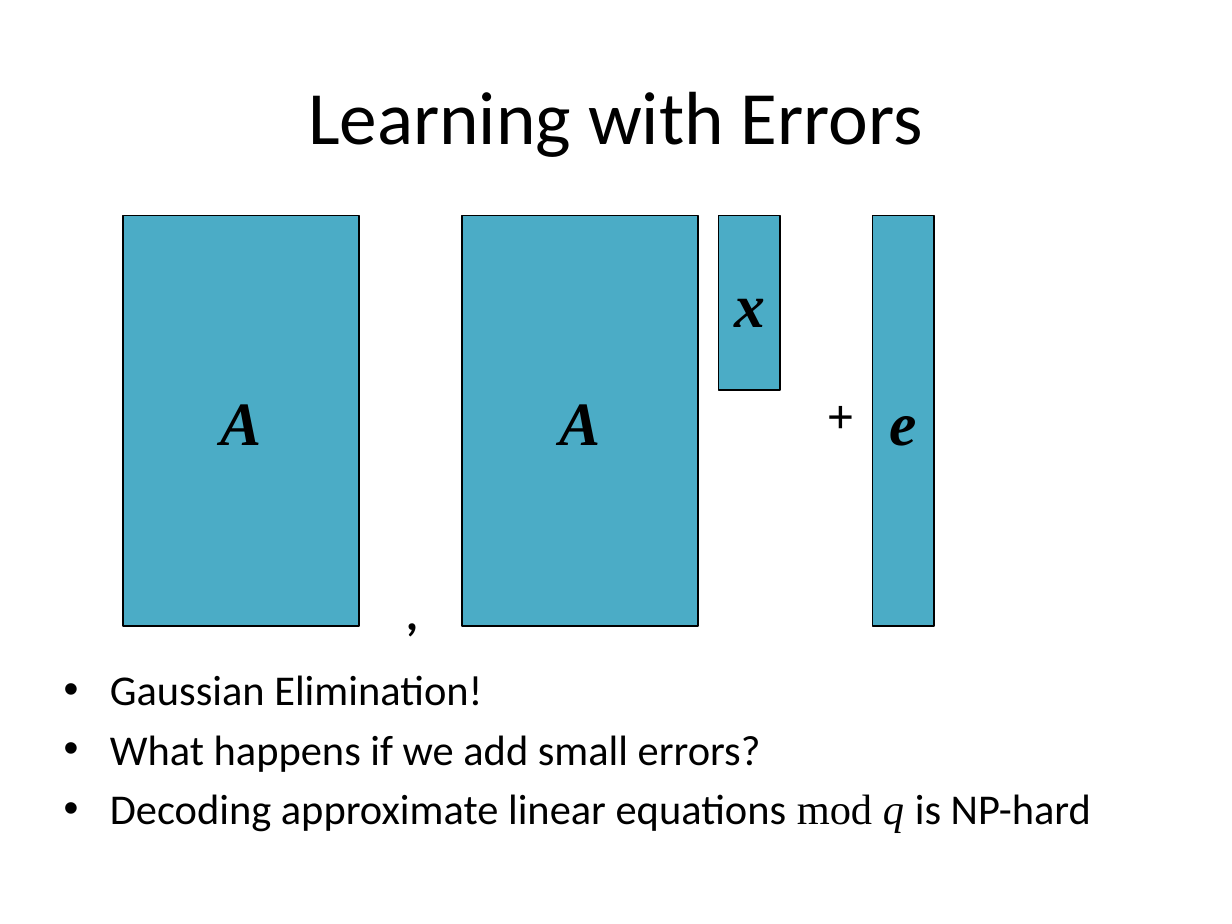
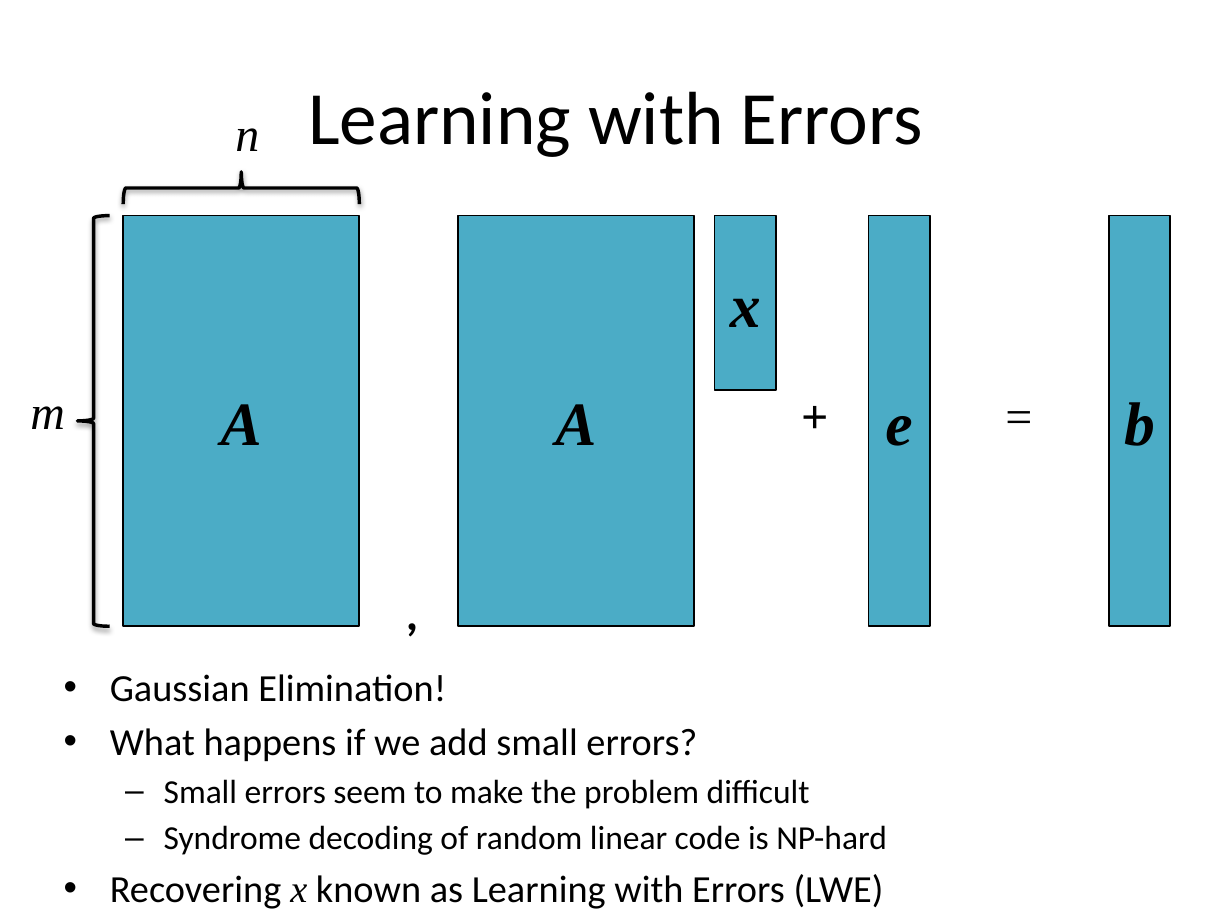
Before and after one commit to xianruimeng/comp-fuzzy-ext, a slide deck: slide 22 of ComputationalFuzzyExtractors.pptx (slide 21 before the commit). Drawn at 1232x924 pixels with LibreOffice and Linux fonts; fonts in the diff are those of the drawing. Boxes give left, top, right and bottom in pixels: in the first picture for what was removed or moved away, otherwise in the second. Text is boxed around its words. In the diff, an @@ line names an element or a change of style, - is before the commit and + after.

Commit message:
Working on presentation

```diff
--- a/ComputationalFuzzyExtractors.pptx
+++ b/ComputationalFuzzyExtractors.pptx
@@ text added at (235,128,259,151), 28 pt, text #000000, italic @@
+n
@@ left brace added at (123,172,360,205), outline #000000 2 pt @@
@@ left brace added at (78,216,110,626), outline #000000 2 pt @@
@@ 3 rectangles: place and size @@
-3 rectangles at (462,216,934,626)
+3 rectangles at (458,216,930,626)
@@ rectangle added at (1109,216,1170,626), fill #4BACC6, outline #000000 1 pt, 36 pt, text #000000, bold, italic @@
+b
@@ text "+": place and size @@
-text "+" at (814,379,867,450)
+text "+" at (788,379,841,450)
@@ text added at (992,379,1045,450), 28 pt, text #000000 @@
+=
@@ text added at (30,406,65,429), 28 pt, text #000000, italic @@
+m
@@ text at (110,674,697,762): size 24.8 to 22.4 pt in "Gaussian Elimination!", "What happens if we add small errors?" @@
@@ text at (110,779,887,909): text changed; size 24.8 to 19.6 pt @@
-• Decoding approximate linear equations mod q is NP-hard
+  – Small errors seem to make the problem difficult
+  – Syndrome decoding of random linear code is NP-hard
+• Recovering x known as Learning with Errors (LWE)
```
Also in this commit, not shown: 14 other slides changed, 11 slides added, 1 slide removed.
